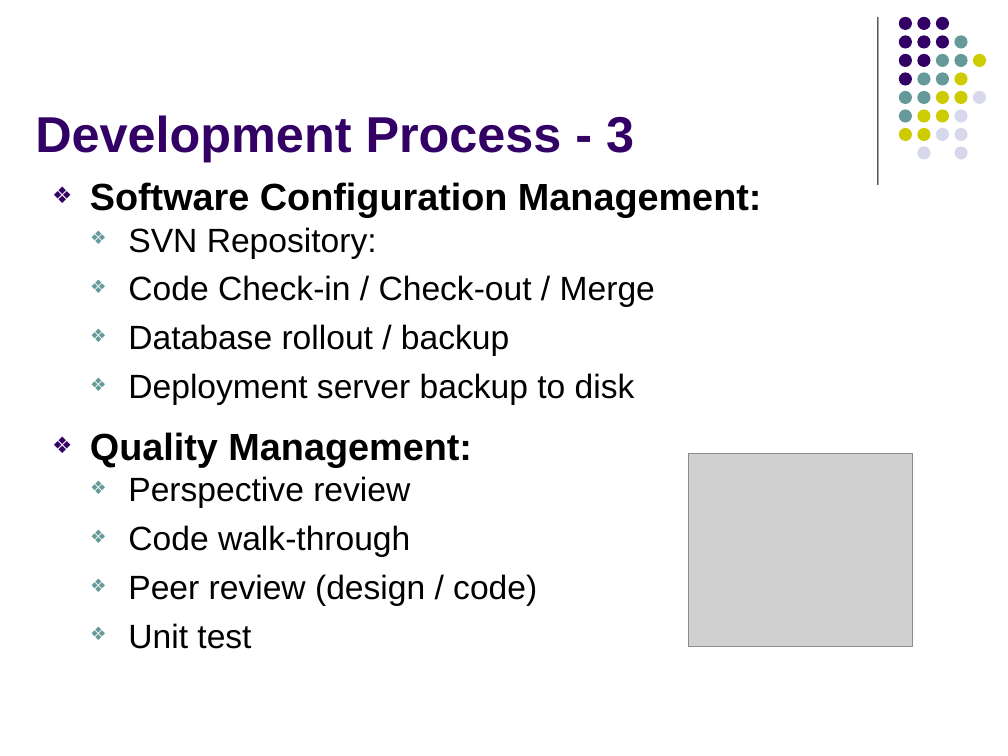
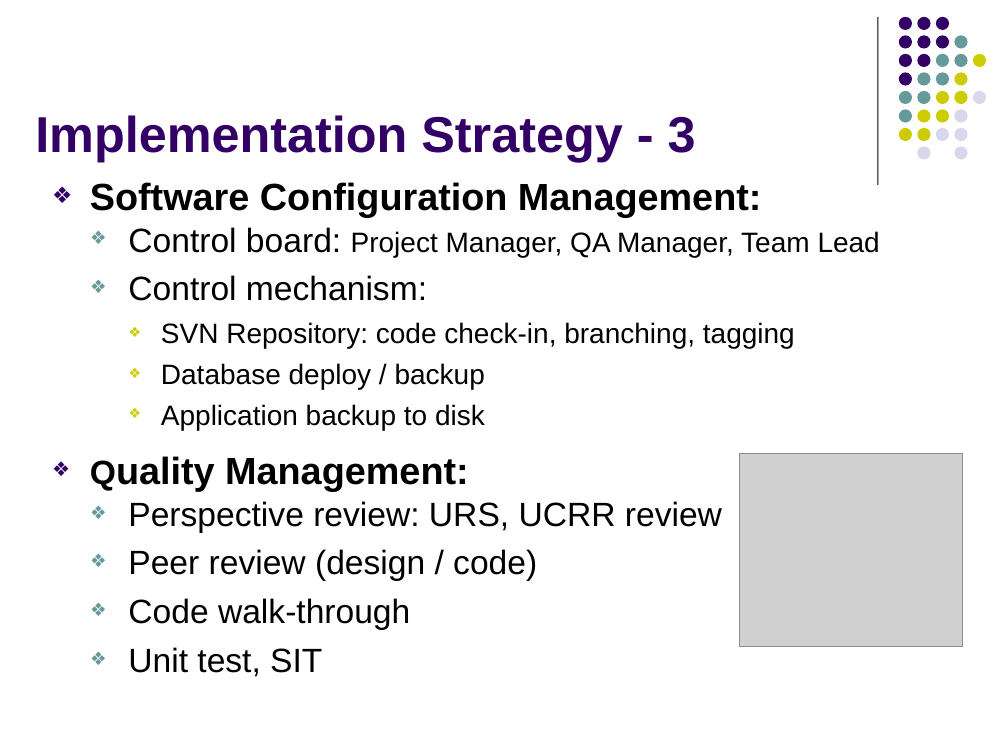
Before and after one commit to imireasa/mtech-se18-t08s, a slide deck: slide 14 of docs/W-9 Working Document/W-9.3 Presentation Slides/Phase 3/vms_presentation_3_v0.1.pptx. Drawn at 1008x756 pixels with LibreOffice and Linux fonts; fonts in the diff are those of the drawing; grey boxes stand for pictures. Boxes give left, top, right and bottom in pixels: in the first picture for what was removed or moved away, otherwise in the second. Text is boxed around its words. In the diff, an @@ line names an element or a change of style, - is before the commit and + after.

```diff
--- a/docs/W-9 Working Document/W-9.3 Presentation Slides/Phase 3/vms_presentation_3_v0.1.pptx
+++ b/docs/W-9 Working Document/W-9.3 Presentation Slides/Phase 3/vms_presentation_3_v0.1.pptx
@@ title at (35,115,696,162): text changed @@
-Development Process - 3
+Implementation Strategy - 3
@@ text at (128,227,880,430): text changed; size 24 to 20 pt @@
-  ❖ SVN Repository:
-  ❖ Code Check-in / Check-out / Merge
-  ❖ Database rollout / backup
-  ❖ Deployment server backup to disk
+  ❖ Control board: Project Manager, QA Manager, Team Lead
+  ❖ Control mechanism:
+    ❖ SVN Repository: code check-in, branching, tagging
+    ❖ Database deploy / backup
+    ❖ Application backup to disk
@@ text at (225,458,469,492): size 27 to 24 pt in "Quality" @@
@@ picture: place and size @@
-picture at (688,454,912,647)
+picture at (739,454,963,647)
@@ text at (128,501,722,581): text changed @@
-  ❖ Perspective review
+  ❖ Perspective review: URS, UCRR review
+  ❖ Peer review (design / code)
@@ text at (128,647,322,677): text changed @@
-  ❖ Peer review (design / code)
-  ❖ Unit test
+  ❖ Unit test, SIT
```
Also in this commit, not shown: 19 other slides changed, 7 slides added, 3 slides removed.
